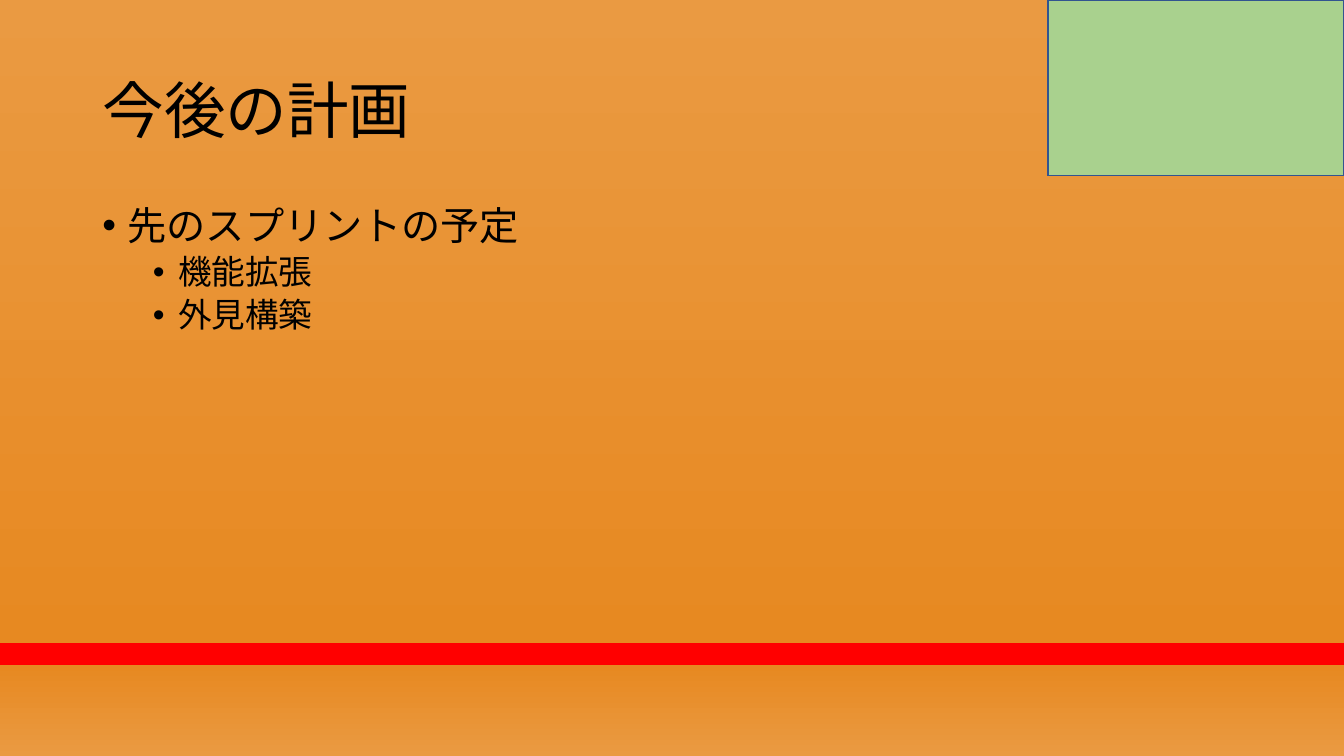
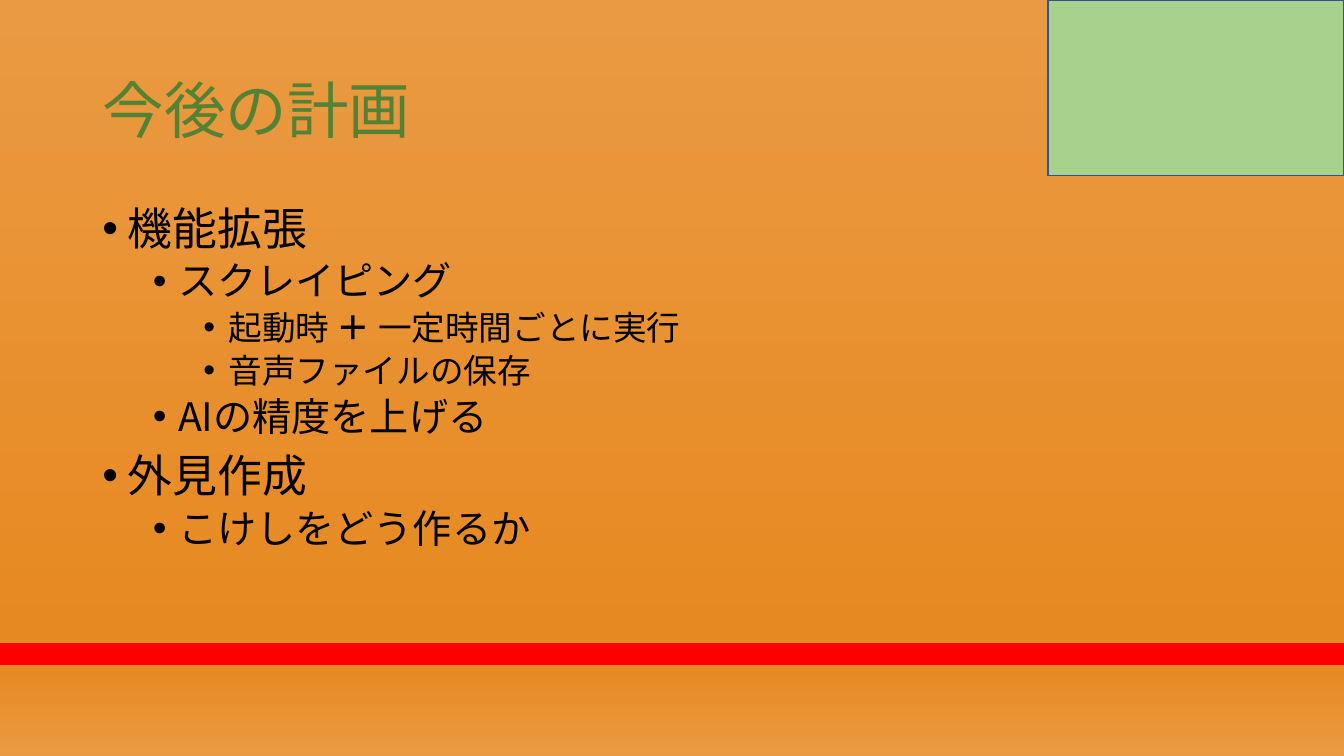
Before and after one commit to RikiishiSuzunosuke/AIspeaker_yosie, a slide deck: slide 21 of presentation/第二回プレゼン_アウトライン.pptx (slide 19 before the commit). Drawn at 1344x756 pixels with LibreOffice and Linux fonts; fonts in the diff are those of the drawing. Boxes give left, top, right and bottom in pixels: in the first picture for what was removed or moved away, otherwise in the second. Text is boxed around its words. In the diff, an @@ line names an element or a change of style, - is before the commit and + after.

```diff
--- a/presentation/第二回プレゼン_アウトライン.pptx
+++ b/presentation/第二回プレゼン_アウトライン.pptx
@@ title "今後の計画" at [102, 81, 410, 138]: text colour #000000 to #548235, letter outline none to #000000 0.75 pt @@
@@ text at [128, 207, 519, 243]: paragraph removed @@
-• 先のスプリントの予定
@@ text at [128, 207, 307, 249]: size 24 to 32 pt in "機能拡張"; list level 2 to 1 in "機能拡張" @@
@@ text at [128, 262, 680, 546]: text changed; size 24 to 28 pt @@
-  • 外見構築
+  • スクレイピング
+    • 起動時 ＋ 一定時間ごとに実行
+    • 音声ファイルの保存
+  • AIの精度を上げる
+• 外見作成
+  • こけしをどう作るか
```
Also in this commit, not shown: 8 other slides changed, 2 slides added, 4 other files.
